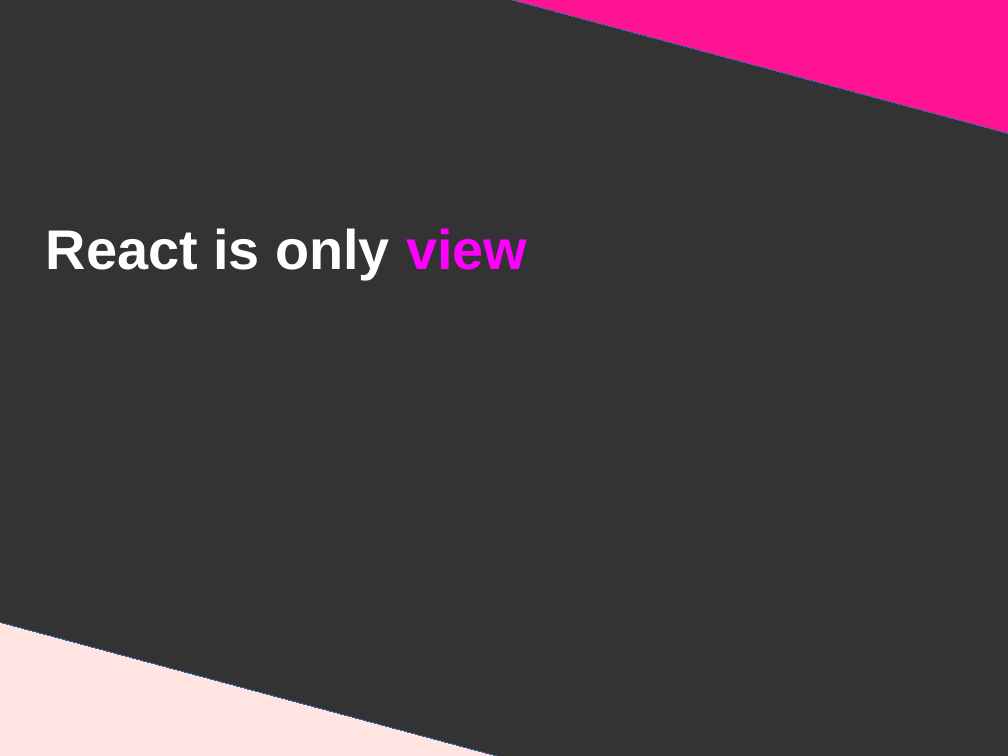
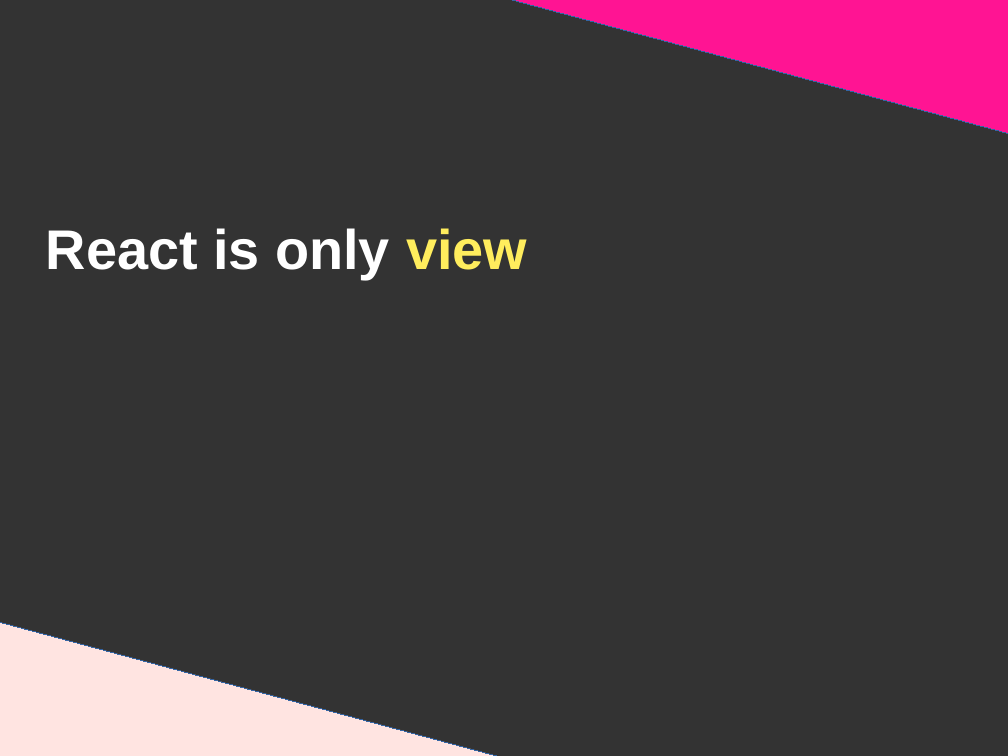
Before and after one commit to DanYellow/presentations, a slide deck: slide 10 of react-redux-101/presentation.odp. Drawn at 1008x756 pixels with LibreOffice and Linux fonts; fonts in the diff are those of the drawing. Boxes give left, top, right and bottom in pixels: in the first picture for what was removed or moved away, otherwise in the second. Text is boxed around its words. In the diff, an @@ line names an element or a change of style, - is before the commit and + after.

```diff
--- a/react-redux-101/presentation.odp
+++ b/react-redux-101/presentation.odp
@@ title "React is only view" at (46, 228, 527, 279): text colour #FF00FF to #FFED5D in "view" @@
```
Also in this commit, not shown: 4 other slides changed, 1 slide added, 1 slide removed, 11 other files.
